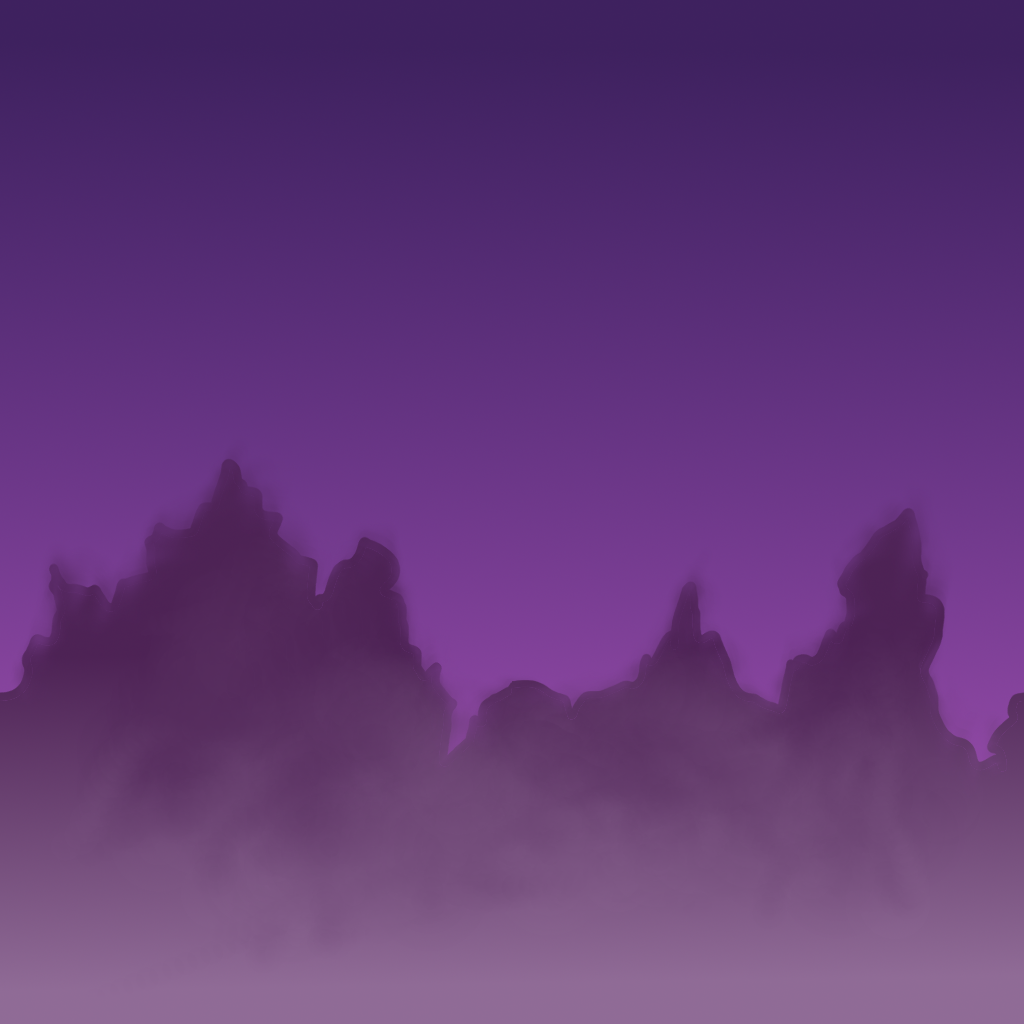
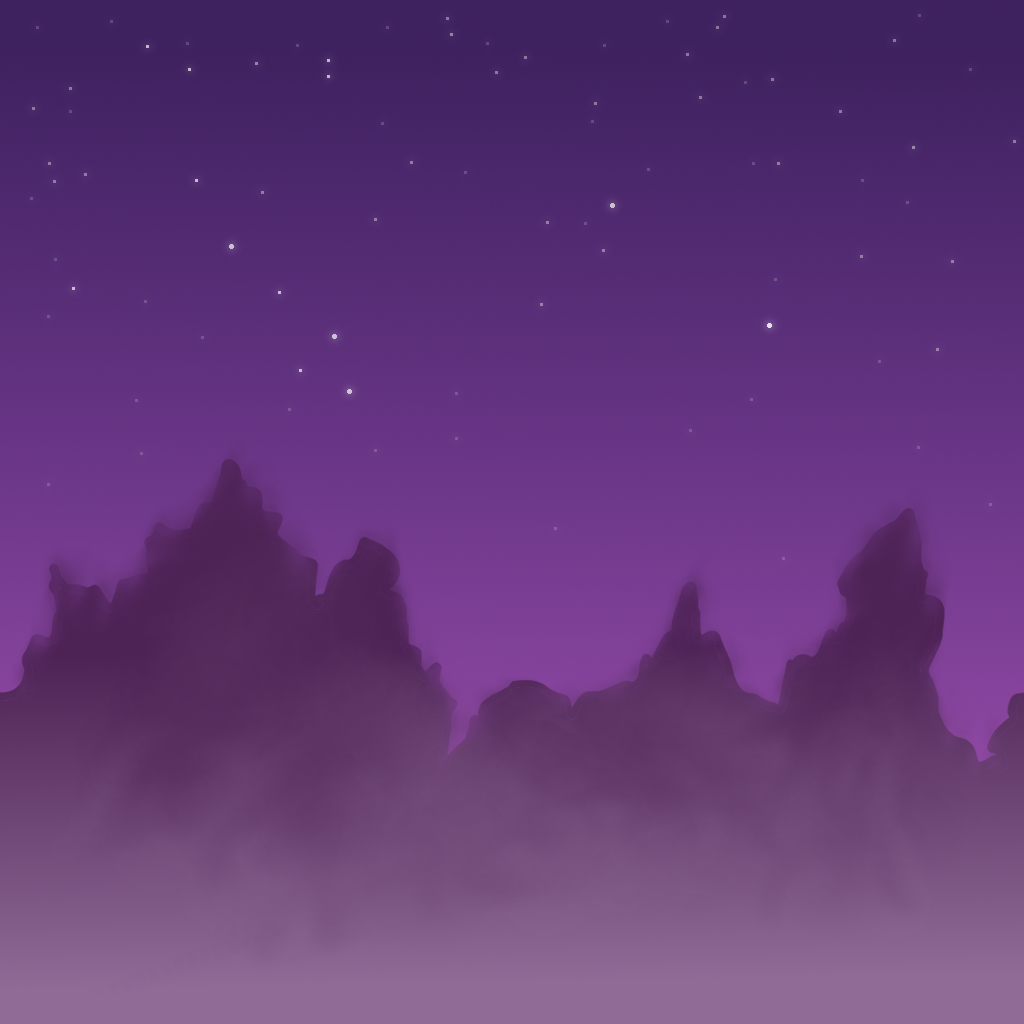
Comparing the layer stacks of the two w=1024, h=1024 images. Changes:
added layer "star blur" (color dodge) above "stars" over [27, 10, 1021, 560]
renamed "New Layer#1" to "stars", painted on it over [30, 14, 1016, 560]
